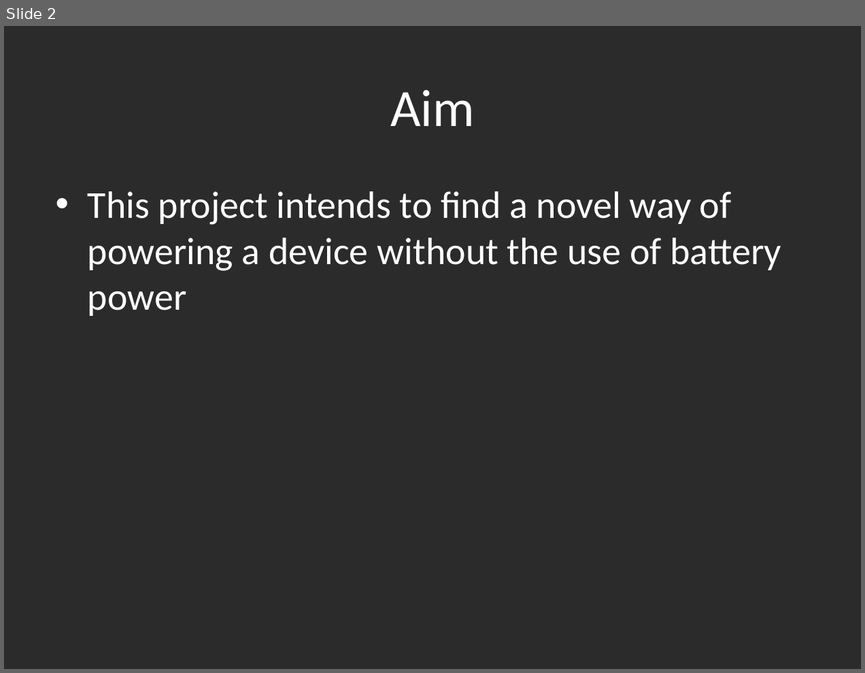
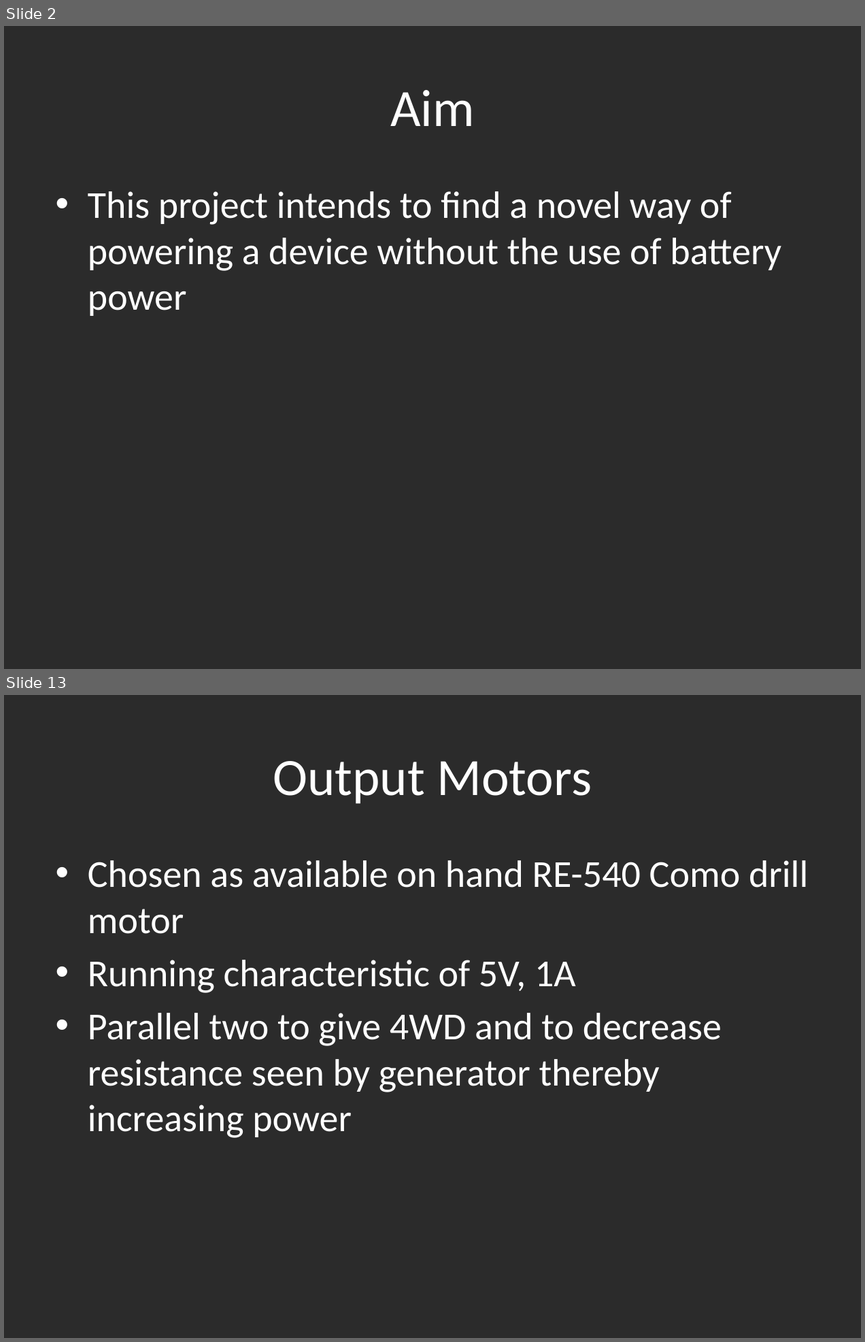
Before and after one commit to mickeyboss123/enel427, a slide deck: Powerpoint for Orals.pptx. Shown one above the other, each under a label of ours: slide 2 before the commit, slides 2 and 13 after it; the slides between them are not shown. The pictures are 865x673 and 865x1342 pixels, drawn with LibreOffice and Linux fonts; fonts in the diff are those of the drawing; background and template pictures are left out; a plain dark background stands for a picture behind light text. Boxes give left, top, right and bottom in pixels: in the first picture for what was removed or moved away, otherwise in the second. Text is boxed around its words. In the diff, an @@ line names an element or a change of style, - is before the commit and + after.

```diff
--- a/Powerpoint for Orals.pptx
+++ b/Powerpoint for Orals.pptx
@@ slide 13 added at <box>4,695,861,1338</box>, background picture (left out) @@
@@ title added at <box>273,761,592,804</box>, 44 pt, text #FFFFFF @@
+Output Motors
@@ text added at <box>88,860,808,1138</box>, 32 pt, text #FFFFFF @@
+• Chosen as available on hand RE-540 Como drill motor
+• Running characteristic of 5V, 1A
+• Parallel two to give 4WD and to decrease resistance seen by generator thereby increasing power
```
Also in this commit, not shown: 1 slide changed, 19 other slides added, 1 slide removed, 4 other files.
